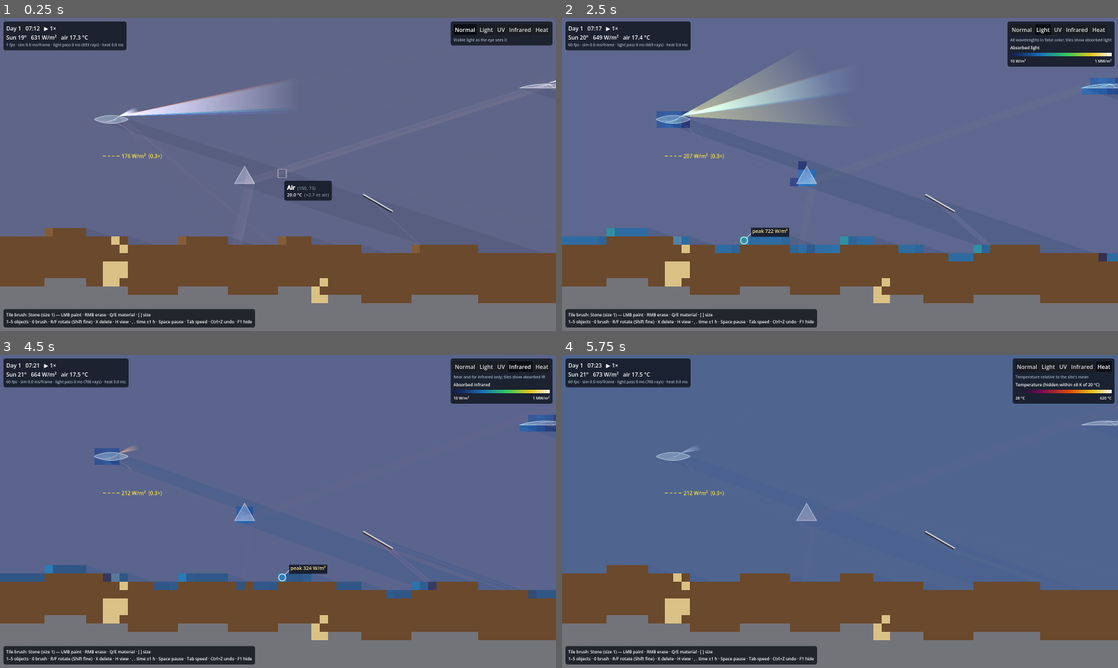
Above: before the commit, frames 1-4 (two rows, left to right).
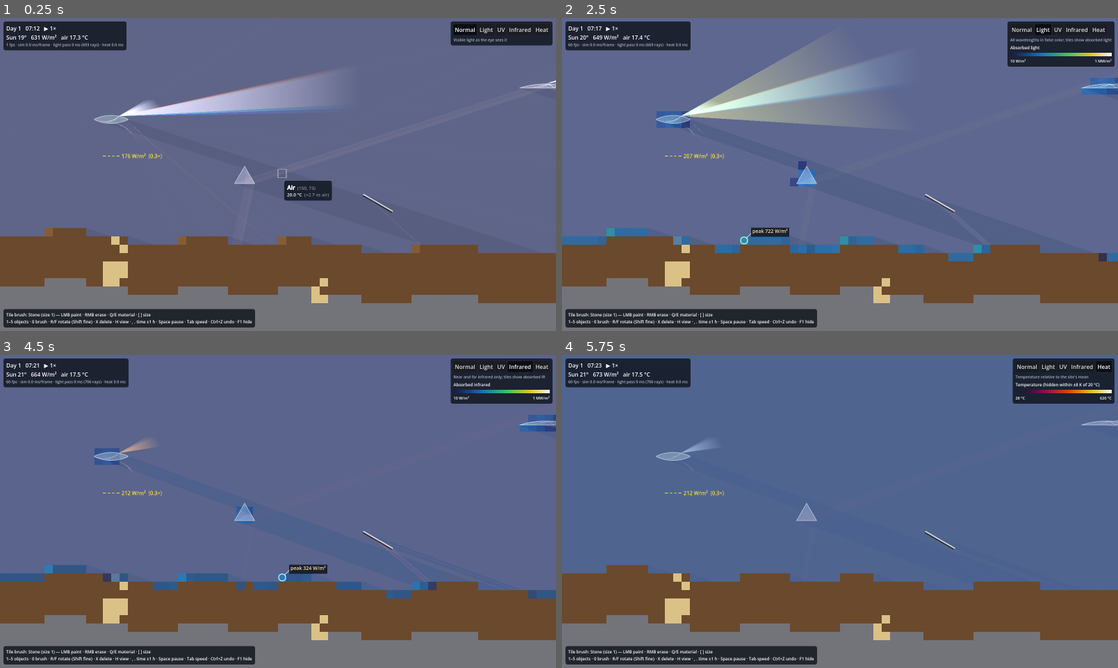
Above: after the commit, the same moments.

Repository: NoelCav/Solar-Sim
Game: Godot game, scene res://scenes/main.tscn
Same seed, same stepped clock (60 frames per second), same inputs: the game is played once before the commit and once after it.
Inputs:
- Up to frame 1 (0.25 s): no input
- Up to frame 2 (2.5 s): click "Normal" at 0.5 s; click "Normal" at 1.25 s; click "Light" at 2 s
- Up to frame 3 (4.5 s): click "Normal" at 2.75 s; click "UV" at 3.5 s; click "Infrared" at 4.25 s
- Up to frame 4 (5.75 s): click "Heat" at 5 s

The runs differ from the first frame. In frame 1, 1.6% of the frame differs, in the area x 21-100%, y 17-37%; in frame 2, 1.4%; in frame 3, 0.1%; in frame 4, less than 0.1%.

Commit message:
Light perf pass 2: build beam triangles in the renderer, visible bins only
- BeamTracer records strips/slivers (references to traced paths) instead of
  emitting triangles for every bin during the sim tick
- BeamGeometry (render side) builds triangles only for the bins the current
  view shows; slice count scales with log2 of the width ratio; tone curve is
  a direct static call instead of a Callable per vertex
- Benchmark reports the fastest of several runs

Lens field at 9:00: mesh build 255 -> 42 ms; sim results unchanged.

Diff:
--- /dev/null
+++ b/render/beam_geometry.gd
@@ -0,0 +1,117 @@
+class_name BeamGeometry
+extends RefCounted
+## Turns beam render records (BeamTracer.strips / slivers) into colored triangles.
+## Irradiance goes as 1/width, so each leg is cut into slices, packed toward the point where
+## the two rays cross (a focus), and brightness is evaluated per slice. Only bins with a
+## non-zero color are built, so a view pays only for what it shows.
+
+const MIN_WIDTH_M := 0.001     ## Width floor where rays cross at a focus
+const SUN_LEVEL := 0.12        ## Brightness of plain sunlight (concentration 1)
+const LOG_GAIN := 3.5          ## How fast brightness grows with concentration
+const CROSS_STEPS: Array[float] = [0.5, 0.25, 0.1, 0.03]
+
+
+## Brightness for a concentration ratio c (1 = plain sunlight): linear up to 1, then
+## logarithmic, so 1× is faint, 10× bright and a focus blooms through the HDR glow.
+static func tone(c: float) -> float:
+	if c <= 1.0:
+		return SUN_LEVEL * c
+	return SUN_LEVEL * (1.0 + LOG_GAIN * log(c))
+
+
+## Appends triangles for all strips and slivers. `rgb[bin]` is the bin's color per unit of
+## tone (zero = hidden); `px` converts meters to pixels; colors are divided by `vertex_scale`.
+static func build(strips: Array, slivers: Array, rgb: Array[Vector3],
+		reference_dni: float, px: float, vertex_scale: float,
+		verts: PackedVector2Array, cols: PackedColorArray) -> void:
+	for st in strips:
+		var bin: int = st[3]
+		if rgb[bin] == Vector3.ZERO:
+			continue
+		_strip(st[0], st[1], st[2], st[4], rgb[bin] / vertex_scale,
+			reference_dni * Spectrum.AM15_SHARE[bin], px, verts, cols)
+	for sl in slivers:
+		var bin: int = sl[3]
+		if rgb[bin] == Vector3.ZERO:
+			continue
+		_sliver(sl[0], sl[1], sl[2], sl[4], rgb[bin] / vertex_scale,
+			reference_dni * Spectrum.AM15_SHARE[bin], px, verts, cols)
+
+
+static func _strip(ra: Tracer.PathRec, rb: Tracer.PathRec, watts: float, last: int, rgb: Vector3,
+		ref: float, px: float, verts: PackedVector2Array, cols: PackedColorArray) -> void:
+	var end := ra.pts.size() - 1 if last < 0 else last
+	for k in range(1, end):
+		var a0 := ra.pts[k]
+		var a1 := ra.pts[k + 1]
+		var b0 := rb.pts[k]
+		var b1 := rb.pts[k + 1]
+		var leg := (a1 - a0).normalized()
+		# Concentration per meter of width: divide by the local width to get C.
+		var p := watts * 0.5 * (ra.frac[k] + rb.frac[k]) / (SimConst.DEPTH_M * ref)
+		# Signed width along the leg is linear in t; a sign change is the crossing.
+		var w0 := leg.cross(b0 - a0)
+		var w1 := leg.cross(b1 - a1)
+		var ts := PackedFloat32Array([0.0])
+		var t_cross := -1.0
+		if w0 * w1 < 0.0:
+			t_cross = w0 / (w0 - w1)
+			var reach := maxf(t_cross, 1.0 - t_cross)
+			ts.append(t_cross)
+			for d in CROSS_STEPS:
+				var span: float = d * reach
+				if t_cross - span > 0.0:
+					ts.append(t_cross - span)
+				if t_cross + span < 1.0:
+					ts.append(t_cross + span)
+			ts.append(1.0)
+			ts.sort()
+		else:
+			# Slices grow with how strongly the leg converges or diverges.
+			var ratio := maxf(absf(w0), absf(w1)) / maxf(minf(absf(w0), absf(w1)), MIN_WIDTH_M)
+			var n := clampi(ceili(log(ratio) / log(2.0)) + 1, 1, 6)
+			for j in range(1, n + 1):
+				ts.append(float(j) / n)
+		var prev_a := a0 * px
+		var prev_b := b0 * px
+		var prev_c := _color(rgb, tone(p / maxf(absf(w0), MIN_WIDTH_M)))
+		for j in range(1, ts.size()):
+			var t := ts[j]
+			var pa := a0.lerp(a1, t) * px
+			var pb := b0.lerp(b1, t) * px
+			var c := _color(rgb, tone(p / maxf(absf(lerpf(w0, w1, t)), MIN_WIDTH_M)))
+			if ts[j - 1] == t_cross:
+				_tri(prev_a, pa, pb, prev_c, c, c, verts, cols)
+			elif t == t_cross:
+				_tri(prev_a, pa, prev_b, prev_c, c, prev_c, verts, cols)
+			else:
+				_tri(prev_a, pa, pb, prev_c, c, c, verts, cols)
+				_tri(prev_a, pb, prev_b, prev_c, c, prev_c, verts, cols)
+			prev_a = pa
+			prev_b = pb
+			prev_c = c
+
+
+static func _sliver(r: Tracer.PathRec, watts: float, width: float, first: int, rgb: Vector3,
+		ref: float, px: float, verts: PackedVector2Array, cols: PackedColorArray) -> void:
+	for k in range(first, r.pts.size() - 1):
+		var a := r.pts[k] * px
+		var b := r.pts[k + 1] * px
+		var side := (b - a).normalized().orthogonal() * (width * 0.5 * px)
+		var c := _color(rgb, tone(watts * r.frac[k] / (maxf(width, MIN_WIDTH_M) * SimConst.DEPTH_M * ref)))
+		_tri(a - side, b - side, b + side, c, c, c, verts, cols)
+		_tri(a - side, b + side, a + side, c, c, c, verts, cols)
+
+
+static func _color(rgb: Vector3, level: float) -> Color:
+	return Color(rgb.x * level, rgb.y * level, rgb.z * level, 1.0)
+
+
+static func _tri(a: Vector2, b: Vector2, c: Vector2, ca: Color, cb: Color, cc: Color,
+		verts: PackedVector2Array, cols: PackedColorArray) -> void:
+	verts.append(a)
+	verts.append(b)
+	verts.append(c)
+	cols.append(ca)
+	cols.append(cb)
+	cols.append(cc)
--- a/render/beam_renderer.gd
+++ b/render/beam_renderer.gd
@@ -8,9 +8,7 @@
 ## - secondary rays (pooled reflections) as thin lines.
 ## Colors follow the current view (ViewMode); unsplit sunlight sums to white.
 
-const REFERENCE_DNI := 1000.0       ## Irradiance that tones to SUN_LEVEL
-const SUN_LEVEL := 0.12             ## Brightness of plain sunlight
-const LOG_GAIN := 3.5               ## How fast brightness grows with concentration
+const REFERENCE_DNI := 1000.0       ## Irradiance that tones to BeamGeometry.SUN_LEVEL
 const SHEET_LEVEL := 0.07           ## Brightness of the direct-light sheet
 const VERTEX_SCALE := 4.0           ## Vertex colors are stored /4 and scaled back by self_modulate
 const RAY_WIDTH_PX := 1.5
@@ -43,9 +41,7 @@
 
 ## Brightness for a concentration ratio C (1 = plain sunlight).
 static func tone(c: float) -> float:
-	if c <= 1.0:
-		return SUN_LEVEL * c
-	return SUN_LEVEL * (1.0 + LOG_GAIN * log(c))
+	return BeamGeometry.tone(c)
 
 
 ## Per-bin colors for the view, scaled so AM1.5 sunlight across the shown bins is white.
@@ -136,20 +132,8 @@
 
 
 func _build_beams(verts: PackedVector2Array, cols: PackedColorArray, px: float) -> void:
-	var pts := _light.beam_pts
-	var irr := _light.beam_irr
-	var bins := _light.beam_bin
-	for t in bins.size():
-		var bin := bins[t]
-		var rgb := _rgb[bin]
-		if rgb == Vector3.ZERO:
-			continue
-		var ref := REFERENCE_DNI * Spectrum.AM15_SHARE[bin]
-		for j in 3:
-			var v := t * 3 + j
-			var level := tone(irr[v] / ref) / VERTEX_SCALE
-			verts.append(pts[v] * px)
-			cols.append(Color(rgb.x * level, rgb.y * level, rgb.z * level, 1.0))
+	BeamGeometry.build(_light.beam_strips, _light.beam_slivers, _rgb, REFERENCE_DNI, px,
+		VERTEX_SCALE, verts, cols)
 
 
 func _build_rays(verts: PackedVector2Array, cols: PackedColorArray, px: float) -> void:
--- a/sim/light/beam_tracer.gd
+++ b/sim/light/beam_tracer.gd
@@ -16,7 +16,6 @@
 
 const BASE_SPACING := 0.1      ## Initial sample spacing across a run, m (refinement finds edges)
 const MIN_SPACING := 0.02      ## Narrowest interval worth refining, m (one lane; tiles are 0.25 m)
-const MIN_WIDTH_M := 0.001     ## Rendering: beam width floor where rays cross at a focus
 const LANDING_TOL_M := 0.35   ## Same-path rays landing this close count as one beam (~1 tile)
 const REFL_POOL_M := 0.5       ## Pooled reflections: one secondary ray per this much wavefront
 
@@ -27,10 +26,9 @@
 var grid: TileGrid
 var irradiance := PackedFloat32Array()   ## Direct normal irradiance per bin, W/m²
 
-# Render output: triangles (3 points each) with per-vertex irradiance and one bin each.
-var tri_pts := PackedVector2Array()
-var tri_irr := PackedFloat32Array()
-var tri_bin := PackedByteArray()
+# Render output: references to traced paths; BeamGeometry turns them into triangles.
+var strips: Array = []    ## [ray a, ray b, watts, bin, last leg]
+var slivers: Array = []   ## [ray, watts, width m, bin, first leg]
 
 var _intervals: Array = []   ## [ua, ra, ub, rb, Span, spread] in u order
 var _last_spread: Array = []
@@ -43,9 +41,8 @@
 	map = p_map
 	grid = p_grid
 	irradiance = p_irradiance
-	tri_pts.clear()
-	tri_irr.clear()
-	tri_bin.clear()
+	strips.clear()
+	slivers.clear()
 
 
 ## Traces one run ([first lane, last lane, min depth, key]) in one bin.
@@ -234,78 +231,14 @@
 	tracer.trace(acc[1] + dir * Tracer.NUDGE, dir, p, false, acc[3], acc[4])
 
 
-# --- Rendering ------------------------------------------------------------------------------
-
-## A coherent beam between two rays, leg by leg after the first interaction. Irradiance
-## goes as 1/width, so each leg is cut into slices (packed toward the point where the rays
-## cross, at a focus) and brightness is interpolated per slice rather than across the leg.
-## Draws legs after the first interaction, stopping before leg `last` (-1 = all legs).
+# --- Render records ---------------------------------------------------------------------
+# Geometry is built by the renderer (BeamGeometry), only for the bins a view shows.
+
+## A coherent beam between two rays, drawn up to (not including) leg `last` (-1 = all).
 func _render_strip(ra: Tracer.PathRec, rb: Tracer.PathRec, watts: float, bin: int, last := -1) -> void:
-	for k in range(1, ra.pts.size() - 1 if last < 0 else last):
-		var a0 := ra.pts[k]
-		var a1 := ra.pts[k + 1]
-		var b0 := rb.pts[k]
-		var b1 := rb.pts[k + 1]
-		var leg := (a1 - a0).normalized()
-		var p := watts * 0.5 * (ra.frac[k] + rb.frac[k])
-		# Signed width along the leg is linear in t; a sign change is the crossing.
-		var w0 := leg.cross(b0 - a0)
-		var w1 := leg.cross(b1 - a1)
-		var ts := PackedFloat32Array([0.0, 1.0])
-		var t_cross := -1.0
-		if w0 * w1 < 0.0:
-			t_cross = w0 / (w0 - w1)
-			ts.append(t_cross)
-			for d in [0.5, 0.25, 0.12, 0.06, 0.03, 0.015]:
-				var span: float = d * maxf(t_cross, 1.0 - t_cross)
-				if t_cross - span > 0.0:
-					ts.append(t_cross - span)
-				if t_cross + span < 1.0:
-					ts.append(t_cross + span)
-		else:
-			var ratio := maxf(absf(w0), absf(w1)) / maxf(minf(absf(w0), absf(w1)), MIN_WIDTH_M)
-			var n := clampi(int(ratio), 1, 8)   # Strongly converging legs get more slices
-			for j in range(1, n):
-				ts.append(float(j) / n)
-		ts.sort()
-		for j in ts.size() - 1:
-			var t0 := ts[j]
-			var t1 := ts[j + 1]
-			var pa0 := a0.lerp(a1, t0)
-			var pa1 := a0.lerp(a1, t1)
-			var pb0 := b0.lerp(b1, t0)
-			var pb1 := b0.lerp(b1, t1)
-			var irr0 := _irr(p, absf(lerpf(w0, w1, t0)))
-			var irr1 := _irr(p, absf(lerpf(w0, w1, t1)))
-			if t0 == t_cross:
-				_tri(pa0, pa1, pb1, irr0, irr1, irr1, bin)
-			elif t1 == t_cross:
-				_tri(pa0, pa1, pb0, irr0, irr1, irr0, bin)
-			else:
-				_tri(pa0, pa1, pb1, irr0, irr1, irr1, bin)
-				_tri(pa0, pb1, pb0, irr0, irr1, irr0, bin)
-
-
-## A lone ray drawn as a beam of fixed width (incoherent slivers).
+	strips.append([ra, rb, watts, bin, last])
+
+
+## A lone ray drawn as a beam of fixed width from leg `first` on (incoherent slivers).
 func _render_ray(r: Tracer.PathRec, watts: float, width: float, bin: int, first := 1) -> void:
-	for k in range(first, r.pts.size() - 1):
-		var a := r.pts[k]
-		var b := r.pts[k + 1]
-		var side := (b - a).normalized().orthogonal() * (width * 0.5)
-		var irr := _irr(watts * r.frac[k], width)
-		_tri(a - side, b - side, b + side, irr, irr, irr, bin)
-		_tri(a - side, b + side, a + side, irr, irr, irr, bin)
-
-
-func _irr(watts: float, width: float) -> float:
-	return watts / (maxf(width, MIN_WIDTH_M) * SimConst.DEPTH_M)
-
-
-func _tri(a: Vector2, b: Vector2, c: Vector2, ia: float, ib: float, ic: float, bin: int) -> void:
-	tri_pts.append(a)
-	tri_pts.append(b)
-	tri_pts.append(c)
-	tri_irr.append(ia)
-	tri_irr.append(ib)
-	tri_irr.append(ic)
-	tri_bin.append(bin)
+	slivers.append([r, watts, width, bin, first])
--- a/sim/light/light_system.gd
+++ b/sim/light/light_system.gd
@@ -20,9 +20,8 @@
 var shown_lit := PackedInt32Array()        ## Tiles with tile_power > 0
 var sheet_from := PackedVector2Array()     ## Direct-light sheet (see LightPass)
 var sheet_to := PackedVector2Array()
-var beam_pts := PackedVector2Array()       ## Beam triangles (see BeamTracer)
-var beam_irr := PackedFloat32Array()
-var beam_bin := PackedByteArray()
+var beam_strips: Array = []                ## Beam render records (see BeamTracer, BeamGeometry)
+var beam_slivers: Array = []
 var ray_from := PackedVector2Array()       ## Secondary rays (pooled reflections)
 var ray_to := PackedVector2Array()
 var ray_power := PackedFloat32Array()
@@ -126,9 +125,8 @@
 	shown_lit = tr.lit_tiles.duplicate()
 	sheet_from = p.sheet_from.duplicate()
 	sheet_to = p.sheet_to.duplicate()
-	beam_pts = p.beams.tri_pts.duplicate()
-	beam_irr = p.beams.tri_irr.duplicate()
-	beam_bin = p.beams.tri_bin.duplicate()
+	beam_strips = p.beams.strips.duplicate()
+	beam_slivers = p.beams.slivers.duplicate()
 	ray_from = tr.seg_from.duplicate()
 	ray_to = tr.seg_to.duplicate()
 	ray_power = tr.seg_power.duplicate()
--- a/tests/bench.gd
+++ b/tests/bench.gd
@@ -38,28 +38,30 @@
 	var light: LightSystem = world.get_system(&"light")
 	var heat: ThermalSystem = world.get_system(&"heat")
 	light.retrace(world)   # Warm-up (builds faces, buckets, blocks)
-	var n := 3
-	var stages := {"map": 0.0, "direct": 0.0, "beams": 0.0}
-	var total := 0.0
-	for k in n:
+	# Fastest of several runs: timings on a desktop are noisy, the minimum is repeatable.
+	var stages := {}
+	var total := INF
+	for k in 4:
 		light.retrace(world)
 		var p: LightPass = light._pass
-		for key in stages:
-			stages[key] += p.stage_ms[key] / n
-		total += p.ms / n
+		if p.ms < total:
+			total = p.ms
+			stages = p.stage_ms.duplicate()
 	var s := light.stats
 	var balance: float = (s.absorbed + s.escaped + s.scattered + s.culled) / s.emitted
 	var checksum := 0.0
 	for i in light.tile_power.size():
 		checksum += light.tile_power[i] * float(i % 97 + 1)
-	print("%s @ %02.0fh: pass %.1f ms (map %.1f, direct %.1f, beams %.1f) · %d paths · %d tris · balance %.6f · checksum %.4f" % [
-		scenario, hour, total, stages.map, stages.direct, stages.beams, s.rays, light.beam_bin.size(),
+	print("%s @ %02.0fh: pass %.1f ms (map %.1f, direct %.1f, beams %.1f) · %d paths · %d strips · balance %.6f · checksum %.4f" % [
+		scenario, hour, total, stages.map, stages.direct, stages.beams, s.rays, light.beam_strips.size() + light.beam_slivers.size(),
 		balance, checksum])
 	var r := BeamRenderer.new()
 	r.setup(world)
-	var t := Time.get_ticks_usec()
-	r._rebuild()
-	var render_ms := (Time.get_ticks_usec() - t) / 1000.0
+	var render_ms := INF
+	for k in 3:
+		var t := Time.get_ticks_usec()
+		r._rebuild()
+		render_ms = minf(render_ms, (Time.get_ticks_usec() - t) / 1000.0)
 	r.free()
 	var heat_ms := 0.0
 	for k in 12:
Not shown, added: render/beam_geometry.gd.uid
